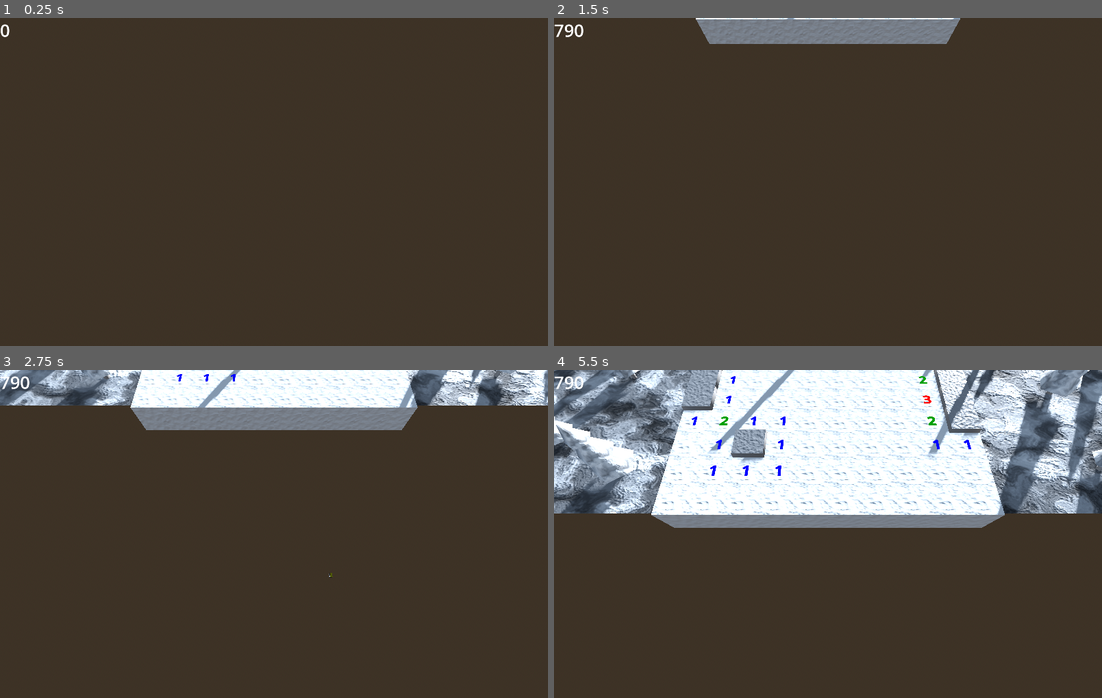
Above: before the commit, frames 1-4 (two rows, left to right).
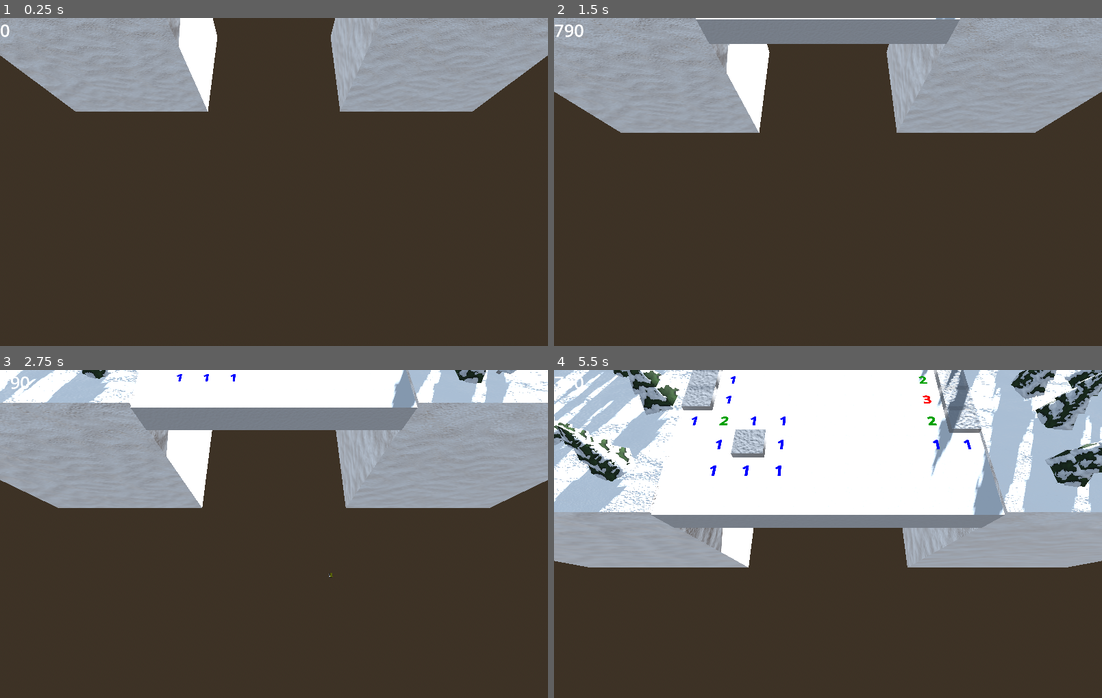
Above: after the commit, the same moments.

Repository: Blubtastic/minesweeper_2
Game: Godot game, scene res://Main.tscn
Two runs of this game, one before a commit and one after it. Both use one fixed random seed, a clock stepped at 60 frames per second and the inputs below.
Inputs:
- Up to frame 1 (0.25 s): no input
- Up to frame 2 (1.5 s): tap Enter (ui_accept) at 0.5, 0.77 s; hold Right (ui_right) 0.53-1.28 s; hold Down (ui_down) from 1.28 s (still down)
- Up to frame 3 (2.75 s): tap Enter (ui_accept) at 1.52 s; release Down (ui_down) at 2.03 s; hold Right (ui_right) from 2.03 s (still down)
- Up to frame 4 (5.5 s): release Right (ui_right) at 2.78 s; hold Up (ui_up) 2.78-3.53 s; tap Enter (ui_accept) at 3.02, 3.77, 4.52 s; hold Left (ui_left) 3.53-5.03 s; hold Down (ui_down) from 5.03 s (still down)

The runs differ from the first frame. In frame 1, 20% of the frame differs, in the area x 0-100%, y 0-29%; in frame 2, 24%; in frame 3, 27%; in frame 4, 33%, in the area x 0-100%, y 0-61%.

Commit message:
feat: improved snow, ice and trees

Diff:
--- a/Main.tscn
+++ b/Main.tscn
@@ -27,7 +27,8 @@
 transform = Transform3D(1, 0, 0, 0, 1, 0, 0, 0, 1, 0, 3.65122, -10.7966)
 
 [node name="DirectionalLight3D2" type="DirectionalLight3D" parent="."]
-transform = Transform3D(-0.866025, 0.0322662, 0.498958, 0.142175, 0.972614, 0.183873, -0.47936, 0.230178, -0.846895, 0, 0, 0)
+transform = Transform3D(-0.902746, 0.0512159, 0.427114, 0.142175, 0.972614, 0.183873, -0.406, 0.226715, -0.885305, 0, 0, 0)
+light_energy = 1.5
 shadow_enabled = true
 
 [node name="WorldEnvironment" type="WorldEnvironment" parent="."]
@@ -45,6 +46,7 @@
 
 [node name="TestingMarker" type="MeshInstance3D" parent="Ray"]
 transform = Transform3D(1, 0, 0, 0, 1, 0, 0, 0, 1, 0, -0.25, 0)
+visible = false
 mesh = SubResource("BoxMesh_mtk4d")
 
 [node name="LeftRay" type="RayCast3D" parent="."]
@@ -54,6 +56,7 @@
 
 [node name="TestingMarker" type="MeshInstance3D" parent="LeftRay"]
 transform = Transform3D(1, 0, 0, 0, 1, 0, 0, 0, 1, 0, -0.25, 0)
+visible = false
 mesh = SubResource("BoxMesh_mtk4d")
 
 [node name="RightRay" type="RayCast3D" parent="."]
@@ -63,6 +66,7 @@
 
 [node name="TestingMarker" type="MeshInstance3D" parent="RightRay"]
 transform = Transform3D(1, 0, 0, 0, 1, 0, 0, 0, 1, 0, -0.25, 0)
+visible = false
 mesh = SubResource("BoxMesh_mtk4d")
 
 [node name="Score" type="Label" parent="."]
--- a/features/ForestChunk.tscn
+++ b/features/ForestChunk.tscn
@@ -19,13 +19,25 @@
 script = ExtResource("1_1tg5x")
 
 [node name="HitboxGround" type="CollisionShape3D" parent="."]
-transform = Transform3D(1, 0, 0, 0, 1, 0, 0, 0, 1, 0, -0.25, 0)
+transform = Transform3D(1, 0, 0, 0, 1, 0, 0, 0, 1, 0, -0.15, 0)
 shape = SubResource("BoxShape3D_tu15c")
 
 [node name="Ground" parent="." instance=ExtResource("1_xj55w")]
 
 [node name="Tree" parent="." instance=ExtResource("2_qoa2g")]
-transform = Transform3D(1.32498, -0.11937, 0, 0.11937, 1.32498, 0, 0, 0, 1.33035, -2.043, 0.147952, -0.798415)
+transform = Transform3D(-0.192821, 0.0179518, 1.31618, 0.11938, 1.32498, -0.000582559, -1.31087, 0.118024, -0.193654, -1.20837, 0.147952, -0.798415)
+
+[node name="Tree13" parent="." instance=ExtResource("2_qoa2g")]
+transform = Transform3D(-0.192821, 0.0179518, 1.31618, 0.11938, 1.32498, -0.000582559, -1.31087, 0.118024, -0.193654, -2.44001, 0.147951, -2.94441)
+
+[node name="Tree10" parent="." instance=ExtResource("2_qoa2g")]
+transform = Transform3D(-0.192821, 0.0179518, 1.31618, 0.11938, 1.32498, -0.000582559, -1.31087, 0.118024, -0.193654, -3.08657, 0.147952, 2.74209)
+
+[node name="Tree11" parent="." instance=ExtResource("2_qoa2g")]
+transform = Transform3D(1.17968, -0.0981912, 0.628713, 0.113425, 1.33555, -0.00424105, -0.626144, 0.056936, 1.18375, -2.51786, 0.0277807, 0.574335)
+
+[node name="Tree12" parent="." instance=ExtResource("2_qoa2g")]
+transform = Transform3D(1.15289, 0.0177716, -0.424717, -0.0504015, 1.22474, -0.0855672, 0.42209, 0.0977048, 1.14985, -3.14754, 0.147952, -0.703928)
 
 [node name="Tree6" parent="." instance=ExtResource("2_qoa2g")]
 transform = Transform3D(1, 0, 0, 0, 0.992198, 0.124675, 0, -0.124675, 0.992198, -1.68634, 0.147952, 2.45883)
@@ -33,11 +45,20 @@
 [node name="Tree2" parent="." instance=ExtResource("2_qoa2g")]
 transform = Transform3D(1, 0, 0, 0, 1, 0, 0, 0, 1, 1.57605, 0.147952, 1.41171)
 
+[node name="Tree7" parent="." instance=ExtResource("2_qoa2g")]
+transform = Transform3D(1.359, -0.0880971, -0.562206, 0.0953088, 1.47025, -2.09438e-09, 0.561028, -0.0363686, 1.36185, 4.4744, 0.147952, 0.0127716)
+
+[node name="Tree8" parent="." instance=ExtResource("2_qoa2g")]
+transform = Transform3D(1.14168, -0.0740091, 0, 0.0740091, 1.14168, 0, 0, 0, 1.14407, 3.46793, 0.147952, -3.13103)
+
 [node name="Tree3" parent="." instance=ExtResource("2_qoa2g")]
 transform = Transform3D(0.702252, 0, 0.711928, 0, 1, 0, -0.711928, 0, 0.702252, 0.450499, 0.147952, -2.50758)
 
 [node name="Tree4" parent="." instance=ExtResource("2_qoa2g")]
-transform = Transform3D(1.29598, 0, 0, 0, 1.29598, 0, 0, 0, 1.29598, 3.78569, 0.147952, 2.58817)
+transform = Transform3D(0.088733, 0, 1.29294, 0, 1.29598, 0, -1.29294, 0, 0.088733, 3.78569, 0.147952, 2.58817)
 
 [node name="Tree5" parent="." instance=ExtResource("2_qoa2g")]
 transform = Transform3D(0.0946529, -0.0413351, 0.994652, 0.00391583, 0.999145, 0.0411492, -0.995503, 0, 0.0947339, 2.80791, 0.147952, -1.60081)
+
+[node name="Tree9" parent="." instance=ExtResource("2_qoa2g")]
+transform = Transform3D(-1.04576, 0.0526787, 0.203682, 0.0574244, 1.06499, 0.0193929, -0.202395, 0.0299768, -1.04691, 3.72215, 0.147952, -2.09754)
--- a/features/Ground.tscn
+++ b/features/Ground.tscn
@@ -1,30 +1,31 @@
-[gd_scene load_steps=6 format=3 uid="uid://c8eqtpduahtde"]
+[gd_scene load_steps=5 format=3 uid="uid://c8eqtpduahtde"]
 
-[sub_resource type="FastNoiseLite" id="FastNoiseLite_4wkv5"]
+[sub_resource type="FastNoiseLite" id="FastNoiseLite_gaw10"]
+frequency = 0.001
+fractal_type = 2
+fractal_gain = 0.81
 domain_warp_enabled = true
-domain_warp_type = 2
+domain_warp_frequency = 1.0
 
-[sub_resource type="NoiseTexture2D" id="NoiseTexture2D_mrptq"]
-seamless = true
-noise = SubResource("FastNoiseLite_4wkv5")
-
-[sub_resource type="NoiseTexture2D" id="NoiseTexture2D_22kih"]
+[sub_resource type="NoiseTexture2D" id="NoiseTexture2D_s3aq6"]
+width = 1024
+height = 1024
 seamless = true
 as_normal_map = true
-noise = SubResource("FastNoiseLite_4wkv5")
+bump_strength = 32.0
+noise = SubResource("FastNoiseLite_gaw10")
 
-[sub_resource type="StandardMaterial3D" id="StandardMaterial3D_nf075"]
-albedo_texture = SubResource("NoiseTexture2D_mrptq")
-metallic = 0.5
-roughness = 0.72
+[sub_resource type="StandardMaterial3D" id="StandardMaterial3D_ye61t"]
+roughness = 0.3
 normal_enabled = true
-normal_texture = SubResource("NoiseTexture2D_22kih")
+normal_texture = SubResource("NoiseTexture2D_s3aq6")
 
-[sub_resource type="PlaneMesh" id="PlaneMesh_lt2j3"]
-material = SubResource("StandardMaterial3D_nf075")
-size = Vector2(10, 8)
+[sub_resource type="BoxMesh" id="BoxMesh_8b7oj"]
+material = SubResource("StandardMaterial3D_ye61t")
+size = Vector3(10, 8, 8)
 
 [node name="Ground" type="Node3D"]
 
-[node name="GroundMesh" type="MeshInstance3D" parent="."]
-mesh = SubResource("PlaneMesh_lt2j3")
+[node name="IceMesh" type="MeshInstance3D" parent="."]
+transform = Transform3D(1, 0, 0, 0, 1, 0, 0, 0, 1, 0, -3.9, 0)
+mesh = SubResource("BoxMesh_8b7oj")
--- /dev/null
+++ b/features/IceMesh.tscn
@@ -0,0 +1,29 @@
+[gd_scene load_steps=6 format=3 uid="uid://baywl5xm87m04"]
+
+[sub_resource type="FastNoiseLite" id="FastNoiseLite_4wkv5"]
+domain_warp_enabled = true
+domain_warp_type = 2
+
+[sub_resource type="NoiseTexture2D" id="NoiseTexture2D_3yx02"]
+seamless = true
+noise = SubResource("FastNoiseLite_4wkv5")
+
+[sub_resource type="NoiseTexture2D" id="NoiseTexture2D_3tx0r"]
+invert = true
+seamless = true
+as_normal_map = true
+noise = SubResource("FastNoiseLite_4wkv5")
+
+[sub_resource type="StandardMaterial3D" id="StandardMaterial3D_nf075"]
+albedo_texture = SubResource("NoiseTexture2D_3yx02")
+metallic = 0.5
+roughness = 0.72
+normal_enabled = true
+normal_texture = SubResource("NoiseTexture2D_3tx0r")
+
+[sub_resource type="PlaneMesh" id="PlaneMesh_qn6o0"]
+material = SubResource("StandardMaterial3D_nf075")
+size = Vector2(10, 8)
+
+[node name="IceMesh" type="MeshInstance3D"]
+mesh = SubResource("PlaneMesh_qn6o0")
--- a/features/Tree.tscn
+++ b/features/Tree.tscn
@@ -1,7 +1,7 @@
-[gd_scene load_steps=9 format=3 uid="uid://b3h77fckoxy4i"]
+[gd_scene load_steps=17 format=3 uid="uid://b3h77fckoxy4i"]
 
 [sub_resource type="Gradient" id="Gradient_qxp3u"]
-colors = PackedColorArray(0.37, 0.37, 0.37, 1, 1, 1, 1, 1)
+colors = PackedColorArray(0.37, 0.37, 0.37, 0, 1, 1, 1, 1)
 
 [sub_resource type="FastNoiseLite" id="FastNoiseLite_4afh0"]
 noise_type = 0
@@ -18,12 +18,55 @@
 noise = SubResource("FastNoiseLite_4afh0")
 
 [sub_resource type="StandardMaterial3D" id="StandardMaterial3D_65w0r"]
+transparency = 2
+alpha_scissor_threshold = 0.5
+alpha_antialiasing_mode = 0
 albedo_texture = SubResource("NoiseTexture2D_qum2o")
 normal_enabled = true
 normal_texture = SubResource("NoiseTexture2D_cshf0")
 
 [sub_resource type="CylinderMesh" id="CylinderMesh_6xkmg"]
 material = SubResource("StandardMaterial3D_65w0r")
+top_radius = 0.0
+height = 0.75
+radial_segments = 5
+
+[sub_resource type="Gradient" id="Gradient_smi22"]
+colors = PackedColorArray(1, 1, 1, 1, 0, 0, 0, 1)
+
+[sub_resource type="FastNoiseLite" id="FastNoiseLite_k5dax"]
+noise_type = 0
+domain_warp_enabled = true
+domain_warp_type = 2
+
+[sub_resource type="NoiseTexture2D" id="NoiseTexture2D_21xar"]
+color_ramp = SubResource("Gradient_smi22")
+noise = SubResource("FastNoiseLite_k5dax")
+
+[sub_resource type="Gradient" id="Gradient_ugtiy"]
+colors = PackedColorArray(0.37, 0.37, 0.37, 1, 1, 1, 1, 1)
+
+[sub_resource type="FastNoiseLite" id="FastNoiseLite_wft62"]
+noise_type = 0
+domain_warp_enabled = true
+domain_warp_type = 2
+
+[sub_resource type="NoiseTexture2D" id="NoiseTexture2D_hwcoc"]
+as_normal_map = true
+color_ramp = SubResource("Gradient_ugtiy")
+noise = SubResource("FastNoiseLite_wft62")
+
+[sub_resource type="StandardMaterial3D" id="StandardMaterial3D_afujw"]
+transparency = 2
+alpha_scissor_threshold = 0.5
+alpha_antialiasing_mode = 0
+albedo_color = Color(0.199141, 0.309148, 0.135365, 1)
+albedo_texture = SubResource("NoiseTexture2D_21xar")
+normal_enabled = true
+normal_texture = SubResource("NoiseTexture2D_hwcoc")
+
+[sub_resource type="CylinderMesh" id="CylinderMesh_ken5i"]
+material = SubResource("StandardMaterial3D_afujw")
 top_radius = 0.0
 height = 0.75
 radial_segments = 5
@@ -44,13 +87,28 @@
 transform = Transform3D(0.5, 0, 0, 0, 0.5, 0, 0, 0, 0.5, 0, 1.06272, 0)
 mesh = SubResource("CylinderMesh_6xkmg")
 
+[node name="ConeInner" type="MeshInstance3D" parent="."]
+transform = Transform3D(0.45, 0, 0, 0, 0.45, 0, 0, 0, 0.45, 0, 1.06272, 0)
+mesh = SubResource("CylinderMesh_ken5i")
+skeleton = NodePath("../Cone")
+
 [node name="Cone2" type="MeshInstance3D" parent="."]
 transform = Transform3D(0.75, 0, 0, 0, 0.75, 0, 0, 0, 0.75, 0, 0.794773, 0)
 mesh = SubResource("CylinderMesh_6xkmg")
 
+[node name="ConeInner2" type="MeshInstance3D" parent="."]
+transform = Transform3D(0.7, 0, 0, 0, 0.7, 0, 0, 0, 0.7, 0, 0.794773, 0)
+mesh = SubResource("CylinderMesh_ken5i")
+skeleton = NodePath("../Cone")
+
 [node name="Cone3" type="MeshInstance3D" parent="."]
 transform = Transform3D(1, 0, 0, 0, 1, 0, 0, 0, 1, 0, 0.517394, 0)
 mesh = SubResource("CylinderMesh_6xkmg")
+
+[node name="ConeInner3" type="MeshInstance3D" parent="."]
+transform = Transform3D(0.95, 0, 0, 0, 0.95, 0, 0, 0, 0.95, 0, 0.517394, 0)
+mesh = SubResource("CylinderMesh_ken5i")
+skeleton = NodePath("../Cone")
 
 [node name="Trunk" type="MeshInstance3D" parent="."]
 transform = Transform3D(1, 0, 0, 0, 1, 0, 0, 0, 1, -0.00220001, 0, 0.00103903)
--- a/shared/cube/Cube.tscn
+++ b/shared/cube/Cube.tscn
@@ -26,7 +26,8 @@
 noise = SubResource("FastNoiseLite_j51ek")
 
 [sub_resource type="StandardMaterial3D" id="StandardMaterial3D_xq44k"]
-albedo_color = Color(0.475927, 0.475928, 0.475927, 1)
+transparency = 1
+albedo_color = Color(0.48, 0.48, 0.48, 0.8)
 roughness = 0.33
 emission = Color(1, 1, 1, 1)
 emission_energy_multiplier = 0.77
@@ -142,6 +143,8 @@
 
 [node name="NearbyMinesLabel" type="Label3D" parent="."]
 transform = Transform3D(1, 0, 0, 0, -4.37114e-08, 1, 0, -1, -4.37114e-08, 0, 0.515925, 0)
+no_depth_test = true
+render_priority = 127
 modulate = Color(0, 0, 0, 1)
 font_size = 100
 
--- a/shared/cube/cleared.tres
+++ b/shared/cube/cleared.tres
@@ -1,13 +1,16 @@
 [gd_resource type="BoxMesh" load_steps=4 format=3 uid="uid://c466clxudld4s"]
 
 [sub_resource type="FastNoiseLite" id="FastNoiseLite_8et7m"]
-fractal_type = 2
-domain_warp_fractal_octaves = 10
+noise_type = 4
+frequency = 0.1
+fractal_gain = 0.87
+fractal_weighted_strength = 0.54
+domain_warp_fractal_octaves = 1
 
 [sub_resource type="NoiseTexture2D" id="NoiseTexture2D_wpatn"]
 seamless = true
-seamless_blend_skirt = 0.5
 as_normal_map = true
+normalize = false
 noise = SubResource("FastNoiseLite_8et7m")
 
 [sub_resource type="StandardMaterial3D" id="StandardMaterial3D_p4y4s"]
